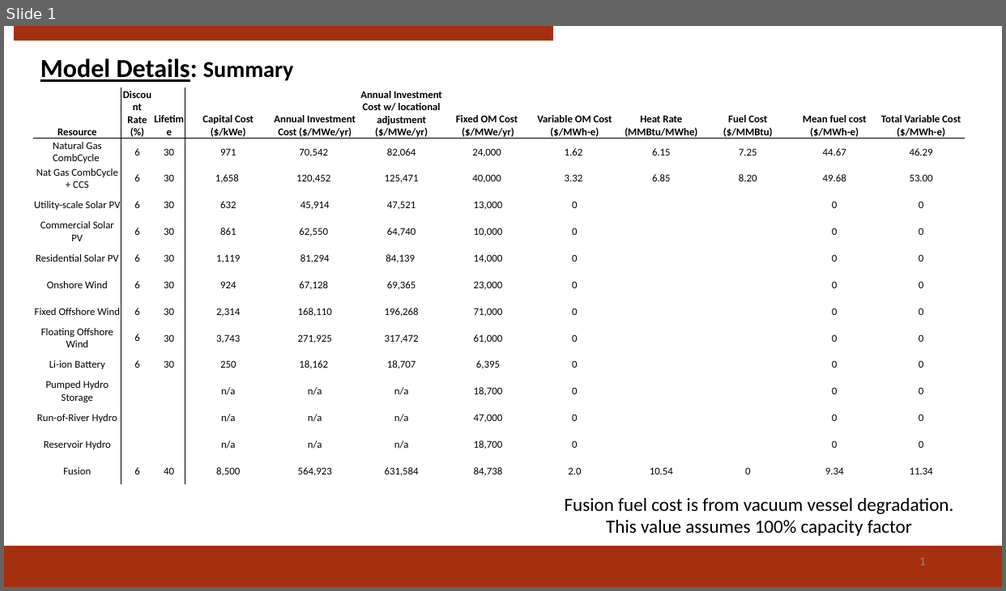
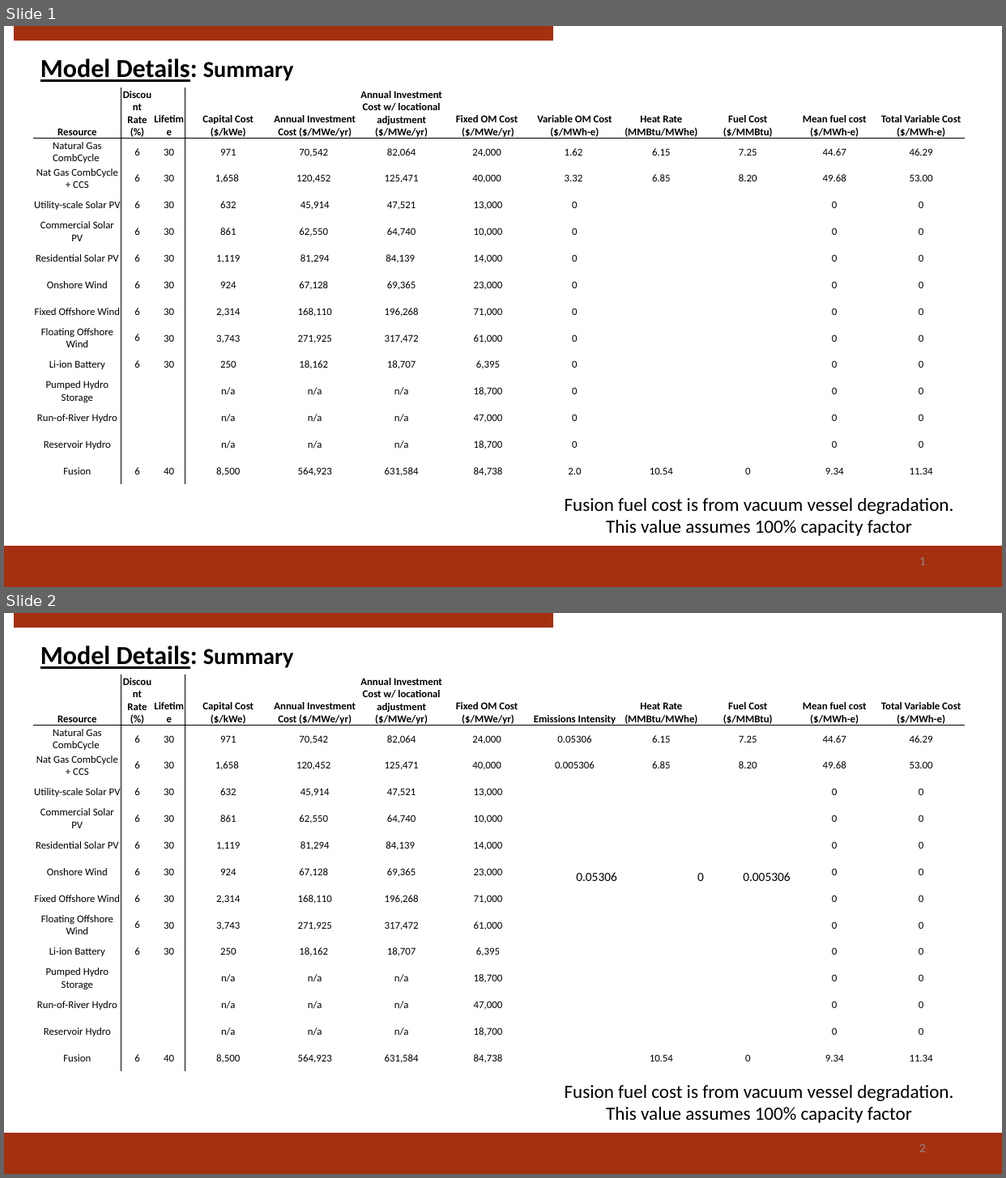
Before and after one commit to rmacd757/GenX, a slide deck: fusion_paper/sesame_comparison/GenX-Sesame comparison.pptx. Shown one above the other, each under a label of ours: slide 1 before the commit, slides 1 and 2 after it. The pictures are 1006x591 and 1006x1178 pixels, drawn with LibreOffice and Linux fonts; fonts in the diff are those of the drawing; background and template pictures are left out. Boxes give left, top, right and bottom in pixels: in the first picture for what was removed or moved away, otherwise in the second. Text is boxed around its words. In the diff, an @@ line names an element or a change of style, - is before the commit and + after.

```diff
--- a/fusion_paper/sesame_comparison/GenX-Sesame comparison.pptx
+++ b/fusion_paper/sesame_comparison/GenX-Sesame comparison.pptx
@@ slide 2 added at <box>4,613,1002,1174</box>, background #FFFFFF; not listed: 2 template elements that a slide beside it also shows @@
@@ text added at <box>40,645,294,669</box>, 25 pt, text #000000, bold, underline @@
+Model Details: Summary
@@ table added at <box>33,675,966,1072</box>, 14 rows, 12 columns @@
+Resource | Discount Rate (%) | Lifetime | Capital Cost ($/kWe) | Annual Investment Cost ($/MWe/yr) | Annual Investment Cost w/ locational adjustment ($/MWe/yr) | Fixed OM Cost ($/MWe/yr) | Emissions Intensity | Heat Rate (MMBtu/MWhe) | Fuel Cost ($/MMBtu) | Mean fuel cost ($/MWh-e) | Total Variable Cost ($/MWh-e)
+Natural Gas CombCycle | 6 | 30 | 971 | 70,542 | 82,064 | 24,000 | 0.05306 | 6.15 | 7.25 | 44.67 | 46.29
+Nat Gas CombCycle + CCS | 6 | 30 | 1,658 | 120,452 | 125,471 | 40,000 | 0.005306 | 6.85 | 8.20 | 49.68 | 53.00
+Utility-scale Solar PV | 6 | 30 | 632 | 45,914 | 47,521 | 13,000 |  |  |  | 0 | 0
+Commercial Solar PV | 6 | 30 | 861 | 62,550 | 64,740 | 10,000 |  |  |  | 0 | 0
+Residential Solar PV | 6 | 30 | 1,119 | 81,294 | 84,139 | 14,000 |  |  |  | 0 | 0
+Onshore Wind | 6 | 30 | 924 | 67,128 | 69,365 | 23,000 | 0.05306 | 0 | 0.005306 | 0 | 0
+Fixed Offshore Wind | 6 | 30 | 2,314 | 168,110 | 196,268 | 71,000 |  |  |  | 0 | 0
+Floating Offshore Wind | 6 | 30 | 3,743 | 271,925 | 317,472 | 61,000 |  |  |  | 0 | 0
+Li-ion Battery | 6 | 30 | 250 | 18,162 | 18,707 | 6,395 |  |  |  | 0 | 0
+Pumped Hydro Storage |  |  | n/a | n/a | n/a | 18,700 |  |  |  | 0 | 0
+Run-of-River Hydro |  |  | n/a | n/a | n/a | 47,000 |  |  |  | 0 | 0
+Reservoir Hydro |  |  | n/a | n/a | n/a | 18,700 |  |  |  | 0 | 0
+Fusion | 6 | 40 | 8,500 | 564,923 | 631,584 | 84,738 |  | 10.54 | 0 | 9.34 | 11.34
@@ text added at <box>565,1085,953,1123</box>, 18 pt, text #000000 @@
+Fusion fuel cost is from vacuum vessel degradation.
+This value assumes 100% capacity factor
@@ page number added at <box>919,1144,926,1152</box>, 12 pt, text #8C8C8C @@
+2
```
Also in this commit, not shown: 38 other files.
